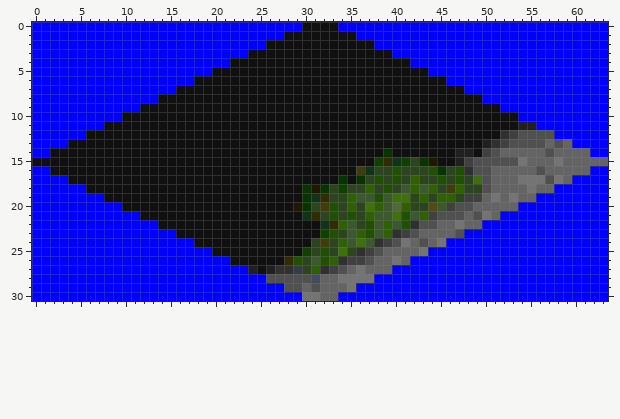
Pixel-art sprite -- gfx/2183.png. The picture above was drawn from the file before the commit.
The file is 64x31 pixels.
Now the later version:
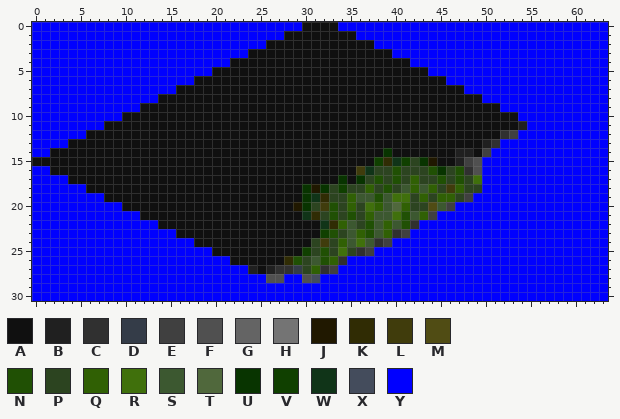
Palette (. is transparent): A #101010  B #202020  C #303030  D #343c48  E #404040  F #505050  G #646464  H #747474  J #201800  K #302c04  L #403c0c  M #504c14  N #205004  P #2c4420  Q #306004  R #40700c  S #3c5830  T #50683c  U #083400  V #104000  W #103418  X #444c5c  Y #0000ff
The exact change:
y 11: x 55 B -> Y
y 12: x 54..57 FFFF -> YYYY
y 13: x 52..59 EFFFFGFG -> YYYYYYYY
y 14: x 51..61 FGGGGGFGGGG -> YYYYYYYYYYY
y 15: x 50..63 FFFFHGGGHGGGGG -> YYYYYYYYYYYYYY
y 16: x 50..61 FGGGGGFGGGGG -> YYYYYYYYYYYY
y 17: x 50..59 FGGGHHHFHG -> YYYYYYYYYY
y 18: x 50..57 FGGGGHGG -> YYYYYYYY
y 19: x 49..55 EGHGHGG -> YYYYYYY
y 20: x 47..53 FFGGGGG -> YYYYYYY
y 21: x 45..51 FFFGFHG -> YYYYYYY
y 22: x 43..49 FFGGHGG -> YYYYYYY
y 23: x 42..47 FGGGGF -> YYYYYY
y 24: x 40..45 FHGFGH -> YYYYYY
y 25: x 38..43 FGGGGH -> YYYYYY
y 26: x 35..41 EEFGGHG -> YYYYYYY
y 27: x 34..39 FGHGGG -> YYYYYY
y 28: x 28..29 FF -> YY; x 32..37 GGHHHH -> YYYYYY
y 29: x 28..35 FFGFGGGH -> YYYYYYYY
y 30: x 30..33 HHGG -> YYYY
Changed places in both pictures, as pixel boxes (x1, y1, x2, y2):
changed: (284, 121, 608, 301)
